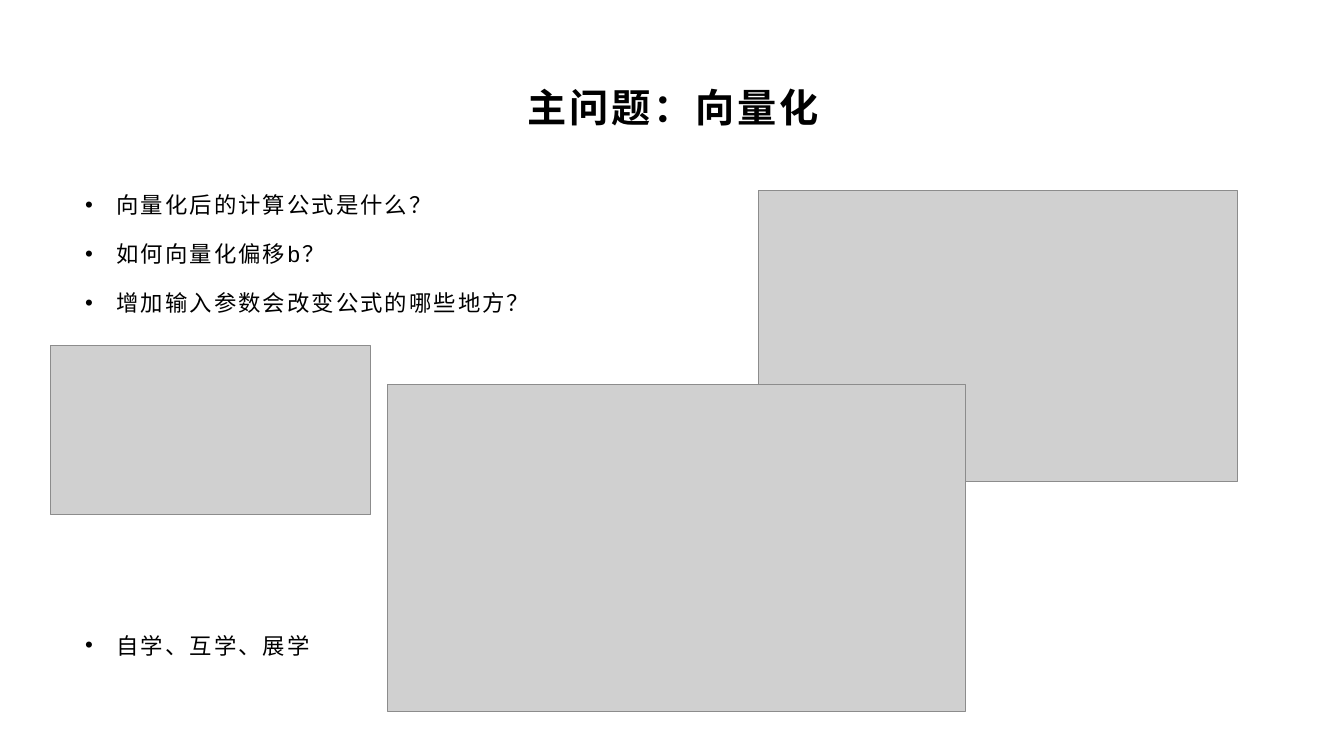
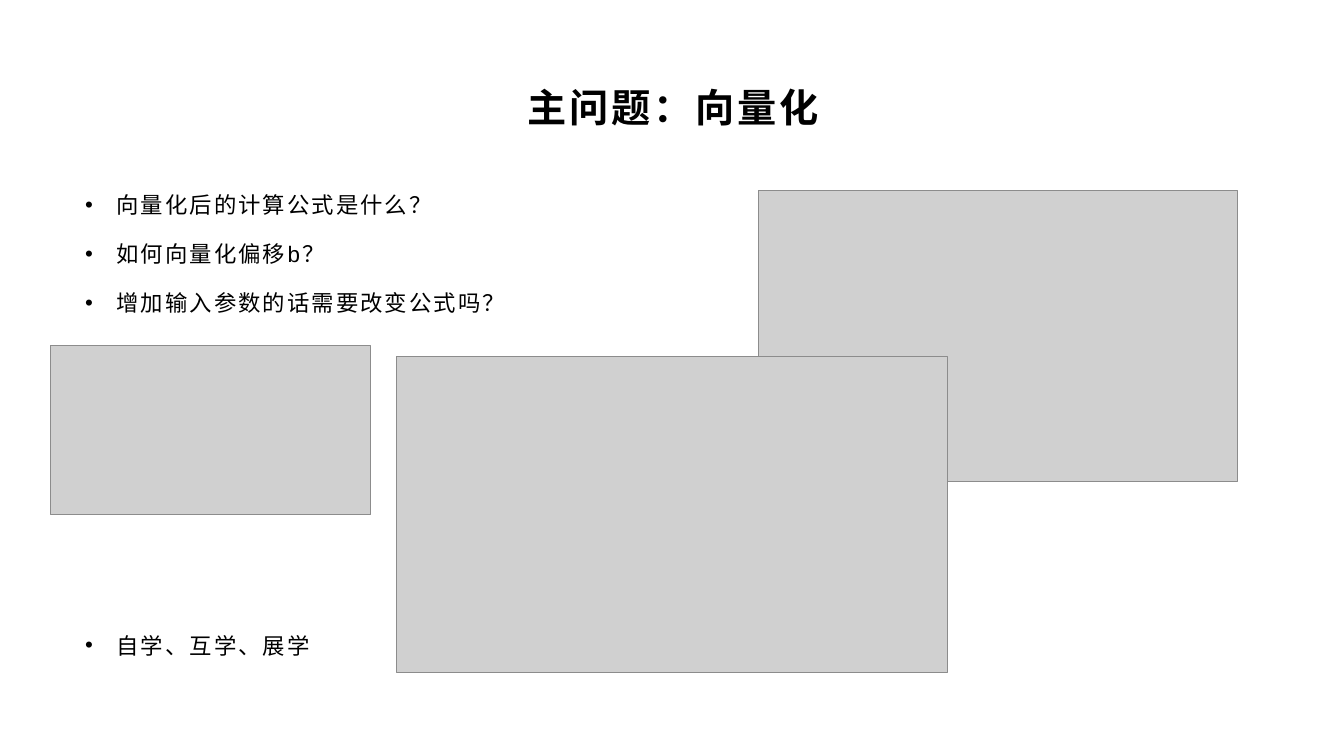
Before and after one commit to yyc-git/DeepLearningEdu, a slide deck: slide 8 of lessons/3_derivation/ppt/全连接层的前向和后向传播推导（上）.pptx. Drawn at 1344x756 pixels with LibreOffice and Linux fonts; fonts in the diff are those of the drawing; grey boxes stand for pictures; background and template pictures are left out. Boxes give left, top, right and bottom in pixels: in the first picture for what was removed or moved away, otherwise in the second. Text is boxed around its words. In the diff, an @@ line names an element or a change of style, - is before the commit and + after.

```diff
--- a/lessons/3_derivation/ppt/全连接层的前向和后向传播推导（上）.pptx
+++ b/lessons/3_derivation/ppt/全连接层的前向和后向传播推导（上）.pptx
@@ text at <box>117,292,505,313</box>: text changed @@
-• 增加输入参数会改变公式的哪些地方？
+• 增加输入参数的话需要改变公式吗？
@@ picture: place and size @@
-picture at <box>388,385,966,712</box>
+picture at <box>397,357,948,673</box>
```
Also in this commit, not shown: 4 other slides changed.
